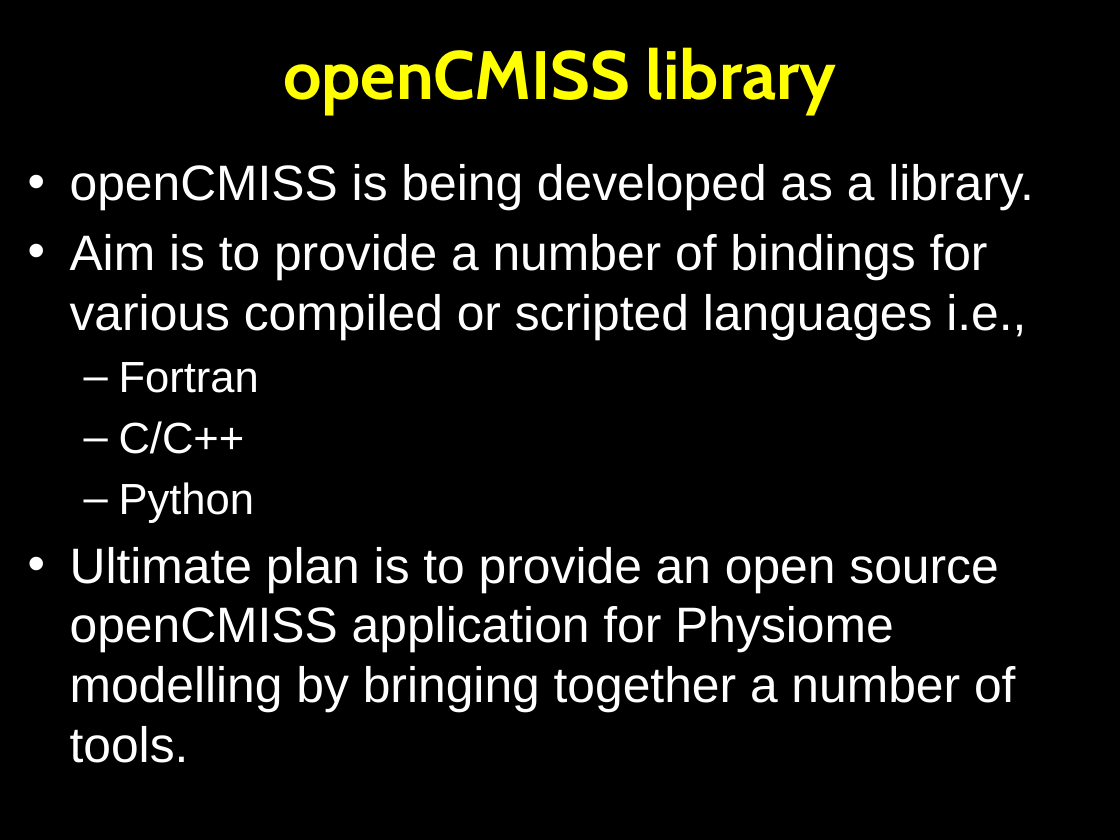
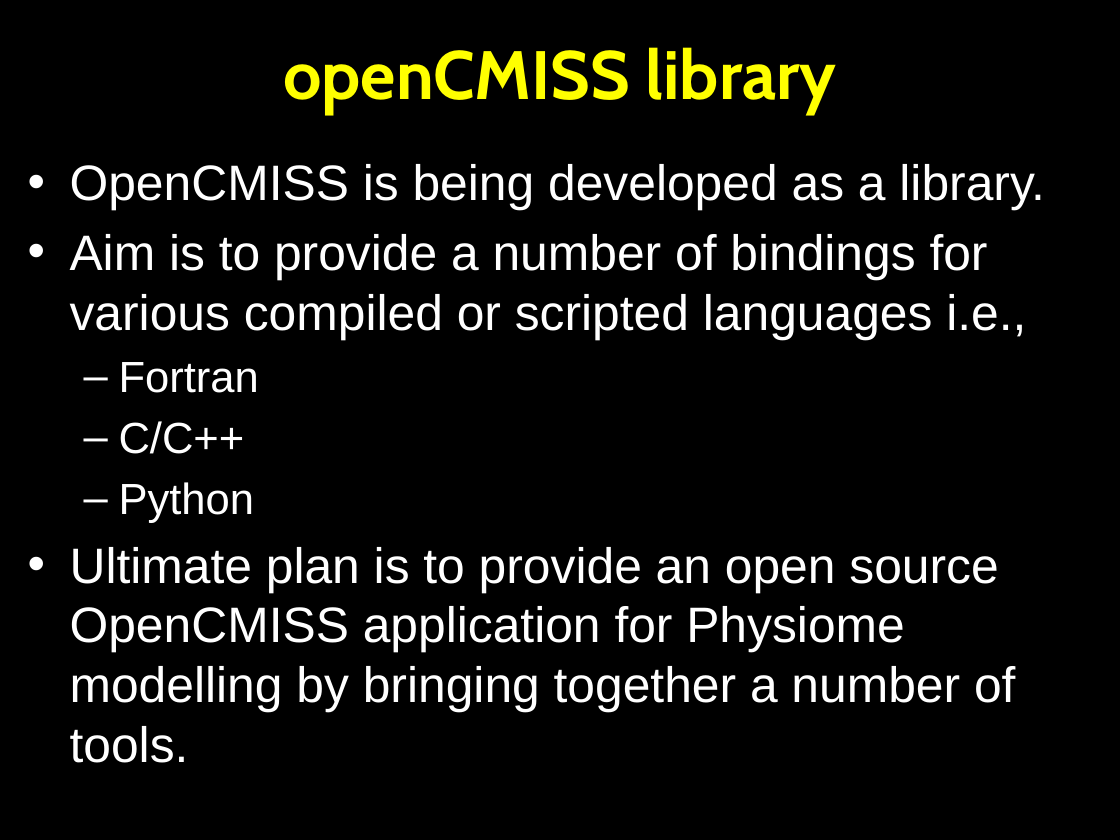
Before and after one commit to OpenCMISS/cm, a slide deck: slide 13 of doc/openCMISS.pptx. Drawn at 1120x840 pixels with LibreOffice and Linux fonts; fonts in the diff are those of the drawing. Boxes give left, top, right and bottom in pixels: in the first picture for what was removed or moved away, otherwise in the second. Text is boxed around its words. In the diff, an @@ line names an element or a change of style, - is before the commit and + after.

```diff
--- a/doc/openCMISS.pptx
+++ b/doc/openCMISS.pptx
@@ text at (x1=70, y1=164, x2=1045, y2=211): text changed @@
-• openCMISS is being developed as a library.
+• OpenCMISS is being developed as a library.
@@ text at (x1=70, y1=547, x2=1015, y2=763): text changed @@
-• Ultimate plan is to provide an open source openCMISS application for Physiome modelling by bringing together a number of tools.
+• Ultimate plan is to provide an open source OpenCMISS application for Physiome modelling by bringing together a number of tools.
```
Also in this commit, not shown: 11 other slides changed, 1 other file.
